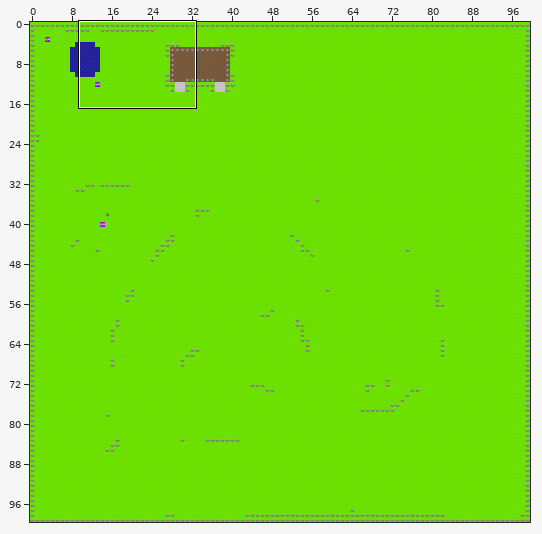
Level history. Tiled map: data/map/map_0001.tmx. The first picture is a wide view before the edit; the outline marks the close-up.
Close-up. First the earlier version:
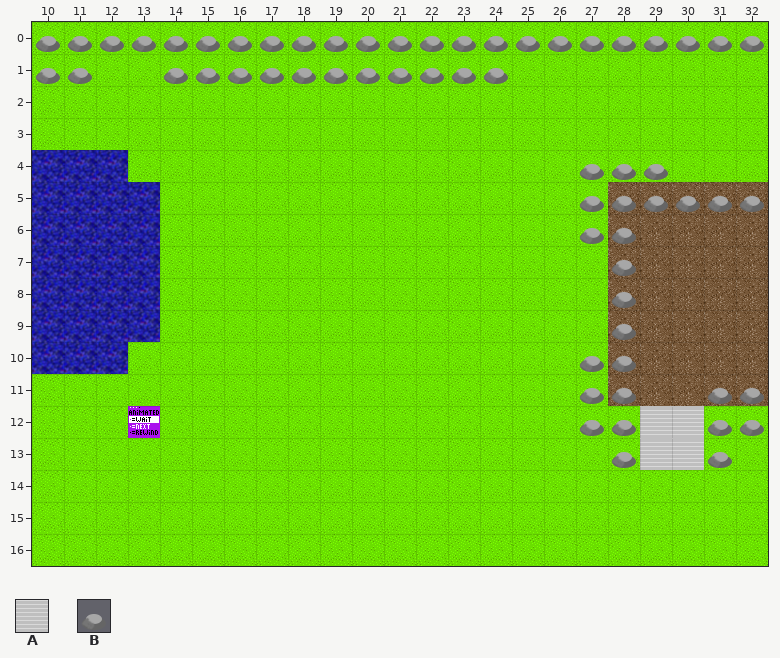
Cells are 32x32 px. Shown: x 10..32, y 0..16. The commit also changed other parts of the map, which this record leaves out.
Key: from "tiles_village_1000": A 4 "stair", B 17 "wall".
_ is an empty cell, # one hidden under a higher layer.
Layers that did not change in this view are not listed.
Layer "layer_1" before, first column x 10:
 0 BBBBBBBBBBBBBBBBBBBBBBB
 1 BB__BBBBBBBBBBB________
 2 _______________________
 3 _______________________
 4 _________________BBB___
 5 _________________B##___
 6 _________________B##___
 7 _______________________
 8 _______________________
 9 _______________________
10 _________________B##___
11 _________________B##___
12 _________________BBAABB
13 __________________BAAB_
14 _______________________
15 _______________________
16 _______________________
New version:
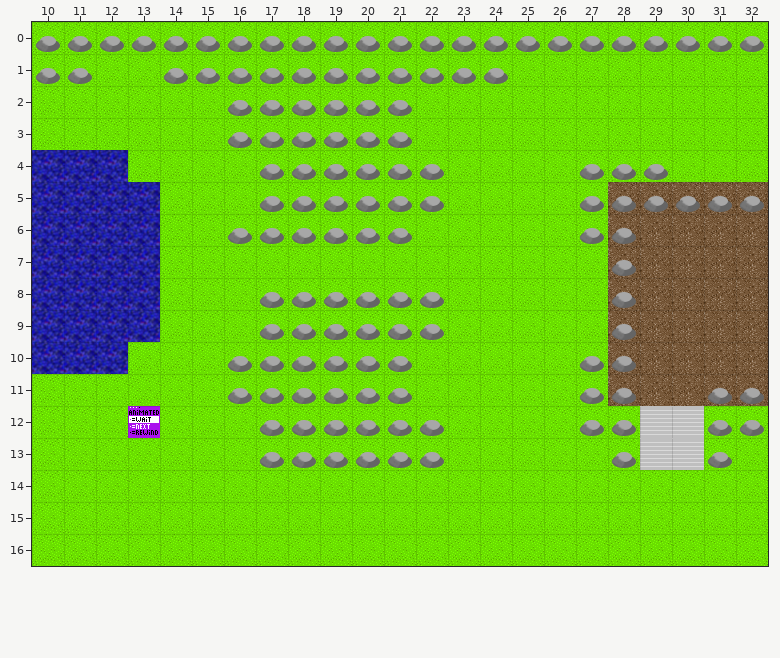
Change:
Changed rows in their new state; . is an unchanged cell.
Layer "layer_1":
first column x 16:
 2 BBBBBB.
 3 BBBBBB.
 4 .BBBBBB
 5 .BBBBBB
 6 BBBBBB.
 8 .BBBBBB
 9 .BBBBBB
10 BBBBBB.
11 BBBBBB.
12 .BBBBBB
13 .BBBBBB
Where, in picture pixels (left, top, right, bottom), the same in both close-ups:
added: (227, 100, 444, 244)
added: (227, 292, 444, 468)
